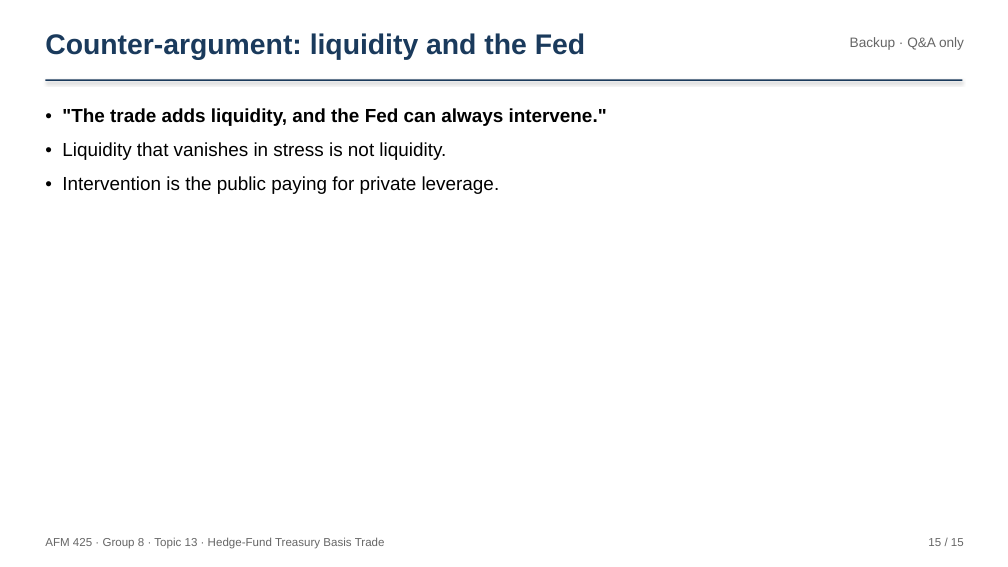
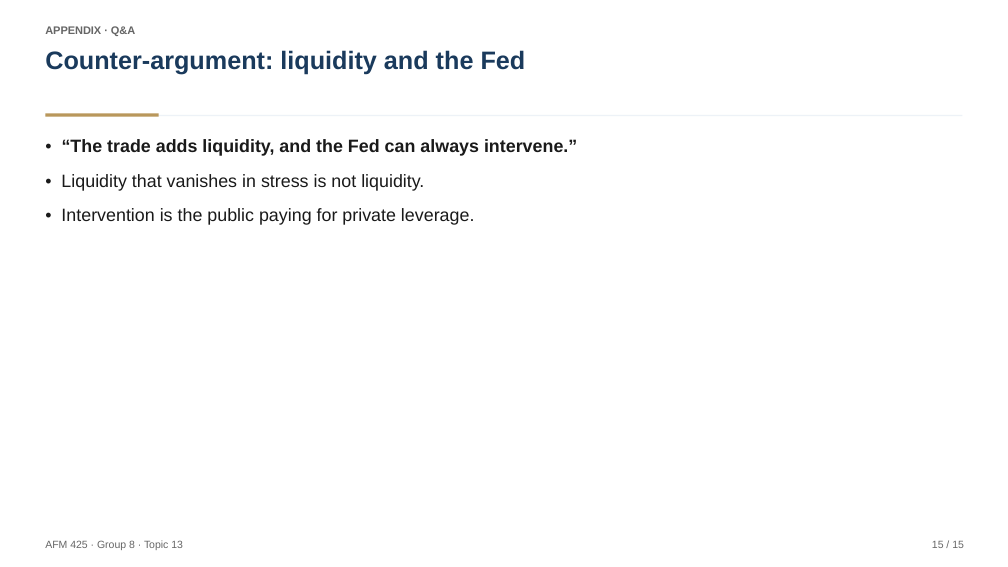
Before and after one commit to faketut/course, a slide deck: slide 15 of afm425/project/presentation/AFM425 Presentation Group 8.pptx. Drawn at 1008x567 pixels with LibreOffice and Linux fonts; fonts in the diff are those of the drawing. Boxes give left, top, right and bottom in pixels: in the first picture for what was removed or moved away, otherwise in the second. Text is boxed around its words. In the diff, an @@ line names an element or a change of style, - is before the commit and + after.

Commit message:
AFM425 Group 8: restyle deck PPTX (McKinsey/IB conventions)
- Action titles (claims with numbers), section kickers, source lines
- Navy cover, KPI band on quant slide, highlighted thesis row in stress table
- Numbered blocks for implications/takeaways. Content unchanged.

```diff
--- a/afm425/project/presentation/AFM425 Presentation Group 8.pptx
+++ b/afm425/project/presentation/AFM425 Presentation Group 8.pptx
@@ text added at [45,26,135,36], 10.5 pt, text #666666, bold @@
+APPENDIX · Q&A
@@ text "Counter-argument: liquidity and the Fed": place and size @@
-text "Counter-argument: liquidity and the Fed" at [45,33,585,60]
+text "Counter-argument: liquidity and the Fed" at [45,50,526,74]
@@ text "Counter-argument: liquidity and the Fed" at [45,50,526,74]: size 27 to 24 pt; more space between paragraphs @@
@@ text removed at [850,37,964,50] @@
-Backup · Q&A only
@@ rectangle: place and size @@
-rectangle at [45,79,963,81]
+rectangle at [45,115,963,116]
@@ rectangle at [45,115,963,116]: fill #1A3A5C to #EDF2F7; shadow off @@
@@ rectangle added at [45,113,159,116], fill #B9975B @@
@@ text "• “The trade adds liquidity, ...": place and size @@
-text "• “The trade adds liquidity, ..." at [62,108,607,194]
+text "• “The trade adds liquidity, ..." at [61,139,577,225]
@@ text at [62,139,577,156]: text changed; size 18 to 17 pt; text colour #000000 to #1A1A1A @@
-• "The trade adds liquidity, and the Fed can always intervene."
+• “The trade adds liquidity, and the Fed can always intervene.”
@@ text at [61,174,475,225]: size 18 to 17 pt, text colour #000000 to #1A1A1A in "• Liquidity that vanishes in stress is ...", "• Intervention is the public paying for ..."; line spacing 1.05 to 1.12 @@
@@ text "15 / 15" at [932,541,964,548]: size 11 to 10 pt; line spacing 1 to 1.1; more space between paragraphs @@
@@ text at [45,540,183,550]: text changed; size 11 to 10 pt @@
-AFM 425 · Group 8 · Topic 13 · Hedge-Fund Treasury Basis Trade
+AFM 425 · Group 8 · Topic 13
```
Also in this commit, not shown: 14 other slides changed.
